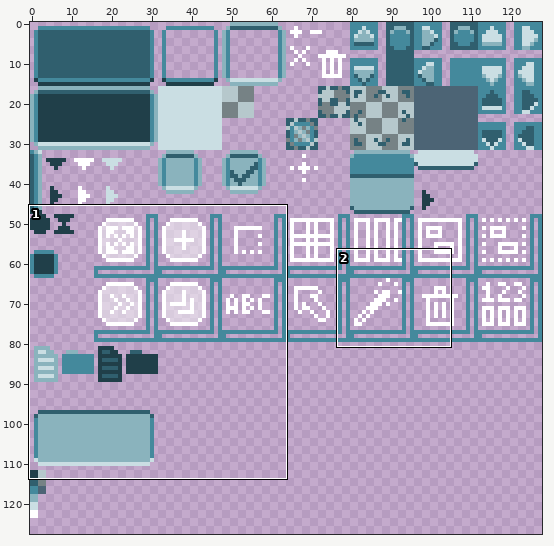
Two versions of one pixel-art file, res/style.ase. The picture above shows the old version from afar; the outline marks the close-up.
Close-up. First the earlier version:
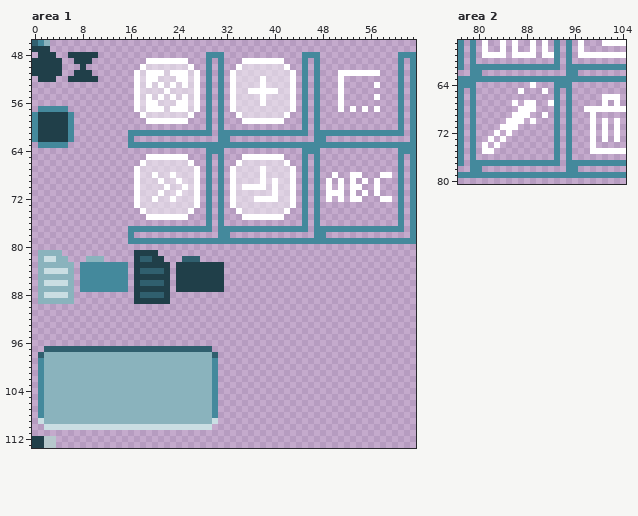
128x128 pixels, 1 frame. Shown: area 1: x 0..63, y 46..113; area 2: x 77..104, y 57..80.
After:
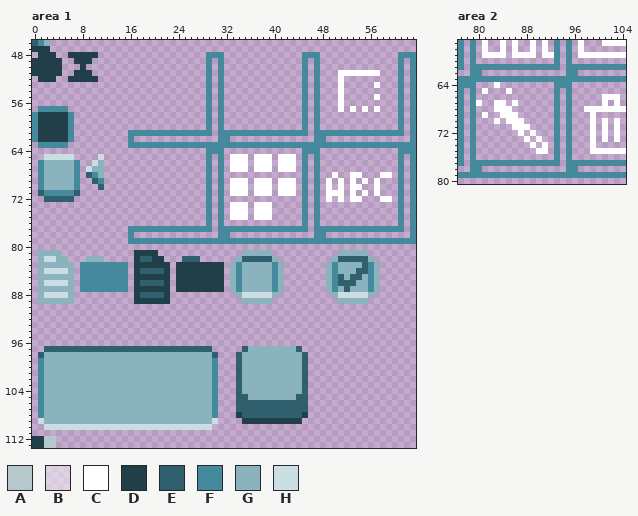
Palette (. is transparent): A #b6c8cc  B #fafafa80  C #ffffff  D #203f49  E #305f6e  F #44899c  G #8ab3bd  H #cadee3
The edit:
--- area 1
@@ x 15..45 @@
  48 ..............FFF.............F
- 49 ....CCCCCCC...F.F...CCCCCCC...F
- 50 ...CBBBBBBBC..F.F..CBBBBBBBC..F
- 51 ..CBCCCBCCCBC.F.F.CBBBBBBBBBC.F
- 52 ..CBCCBBBCCBC.F.F.CBBBBCBBBBC.F
- 53 ..CBCBCBCBCBC.F.F.CBBBBCBBBBC.F
- 54 ..CBBBBCBBBBC.F.F.CBBCCCCCBBC.F
- 55 ..CBCBCBCBCBC.F.F.CBBBBCBBBBC.F
- 56 ..CBCCBBBCCBC.F.F.CBBBBCBBBBC.F
- 57 ..CBCCCBCCCBC.F.F.CBBBBBBBBBC.F
- 58 ...CBBBBBBBC..F.F..CBBBBBBBC..F
- 59 ....CCCCCCC...F.F...CCCCCCC...F
+ 49 ..............F.F.............F
+ 50 ..............F.F.............F
+ 51 ..............F.F.............F
+ 52 ..............F.F.............F
+ 53 ..............F.F.............F
+ 54 ..............F.F.............F
+ 55 ..............F.F.............F
+ 56 ..............F.F.............F
+ 57 ..............F.F.............F
+ 58 ..............F.F.............F
+ 59 ..............F.F.............F
  60 ..............F.F.............F
@@ x 0..63 @@
  64 .............................FFF.............FFF.............FFF
- 65 ...................CCCCCCC...F.F...CCCCCCC...F.F.............F.F
- 66 ..................CBBBBBBBC..F.F..CBBBBBBBC..F.F.............F.F
- 67 .................CBBBBBBBBBC.F.F.CBBBBCBBBBC.F.F.............F.F
- 68 .................CBBCBBCBBBC.F.F.CBBBBCBBBBC.F.F..C..CC...CC.F.F
- 69 .................CBBBCBBCBBC.F.F.CBBBBCBCBBC.F.F.C.C.C.C.C...F.F
- 70 .................CBBBBCBBCBC.F.F.CBCCCCBCBBC.F.F.C.C.CC..C...F.F
- 71 .................CBBBCBBCBBC.F.F.CBBBBBBCBBC.F.F.CCC.C.C.C...F.F
- 72 .................CBBCBBCBBBC.F.F.CBBBCCCCBBC.F.F.C.C.CC...CC.F.F
- 73 .................CBBBBBBBBBC.F.F.CBBBBBBBBBC.F.F.............F.F
- 74 ..................CBBBBBBBC..F.F..CBBBBBBBC..F.F.............F.F
- 75 ...................CCCCCCC...F.F...CCCCCCC...F.F.............F.F
+ 65 ..HHHHH....H.................F.F.CCC.CCC.CCC.F.F.............F.F
+ 66 .FGGGGGF..HG.................F.F.CCC.CCC.CCC.F.F.............F.F
+ 67 .FGGGGGF.HGG.................F.F.CCC.CCC.CCC.F.F.............F.F
+ 68 .FGGGGGF.EFG.................F.F.............F.F..C..CC...CC.F.F
+ 69 .FGGGGGF..EF.................F.F.CCC.CCC.CCC.F.F.C.C.C.C.C...F.F
+ 70 .FGGGGGF...E.................F.F.CCC.CCC.CCC.F.F.C.C.CC..C...F.F
+ 71 .EFFFFFE.....................F.F.CCC.CCC.CCC.F.F.CCC.C.C.C...F.F
+ 72 ..EEEEE......................F.F.............F.F.C.C.CC...CC.F.F
+ 73 .............................F.F.CCC.CCC.....F.F.............F.F
+ 74 .............................F.F.CCC.CCC.....F.F.............F.F
+ 75 .............................F.F.CCC.CCC.....F.F.............F.F
  76 .............................F.F.............F.F.............F.F
@@ x 31..59 @@
  80 .............................
- 81 .............................
- 82 .............................
- 83 D............................
- 84 D............................
- 85 D............................
- 86 D............................
- 87 D............................
- 88 .............................
- 89 .............................
+ 81 ....GGGGG...........GGGGG....
+ 82 ...GEEEEEG.........GEEEEEG...
+ 83 D.GFGGGGGFG.......GFGGGGEFG..
+ 84 D.GFGGGGGFG.......GFGGGEEFG..
+ 85 D.GFGGGGGFG.......GFEGEEGFG..
+ 86 D.GFGGGGGFG.......GFEEEGGFG..
+ 87 D.GFGGGGGFG.......GFGEGGGFG..
+ 88 ...GHHHHHG.........GHHHHHG...
+ 89 ....GGGGG...........GGGGG....
  90 .............................
@@ x 32..47 @@
  96 ................
- 97 ................
- 98 ................
- 99 ................
-100 ................
-101 ................
-102 ................
-103 ................
-104 ................
-105 ................
-106 ................
-107 ................
-108 ................
-109 ................
+ 97 ...EGGGGGGGGE...
+ 98 ..EGGGGGGGGGGE..
+ 99 ..EGGGGGGGGGGE..
+100 ..EGGGGGGGGGGE..
+101 ..EGGGGGGGGGGE..
+102 ..EGGGGGGGGGGE..
+103 ..EGGGGGGGGGGE..
+104 ..EGGGGGGGGGGE..
+105 ..EEGGGGGGGGEE..
+106 ..EEEEEEEEEEEE..
+107 ..EEEEEEEEEEEE..
+108 ..DEEEEEEEEEED..
+109 ...DDDDDDDDDD...
 110 ................
--- area 2
@@ x 78..94 @@
 63 FFFFFFFFFFFFFFFFF
-64 FF.........C...FF
-65 .F.......C...C.F.
+64 FF...C.........FF
+65 .F.C...C.......F.
 66 .F.............F.
-67 .F......C.CC..CF.
-68 .F.......CCC...F.
-69 .F......CCC..C.F.
-70 .F.....CCC.C...F.
-71 .F....CCC......F.
-72 .F...C.C.......F.
-73 .F..C.C........F.
-74 .F.C.C.........F.
-75 .F.CC..........F.
+67 .FC..CC.C......F.
+68 .F...CCC.......F.
+69 .F.C..CCC......F.
+70 .F...C.CCC.....F.
+71 .F......CCC....F.
+72 .F.......C.C...F.
+73 .F........C.C..F.
+74 .F.........C.C.F.
+75 .F..........CC.F.
 76 .F.............F.
